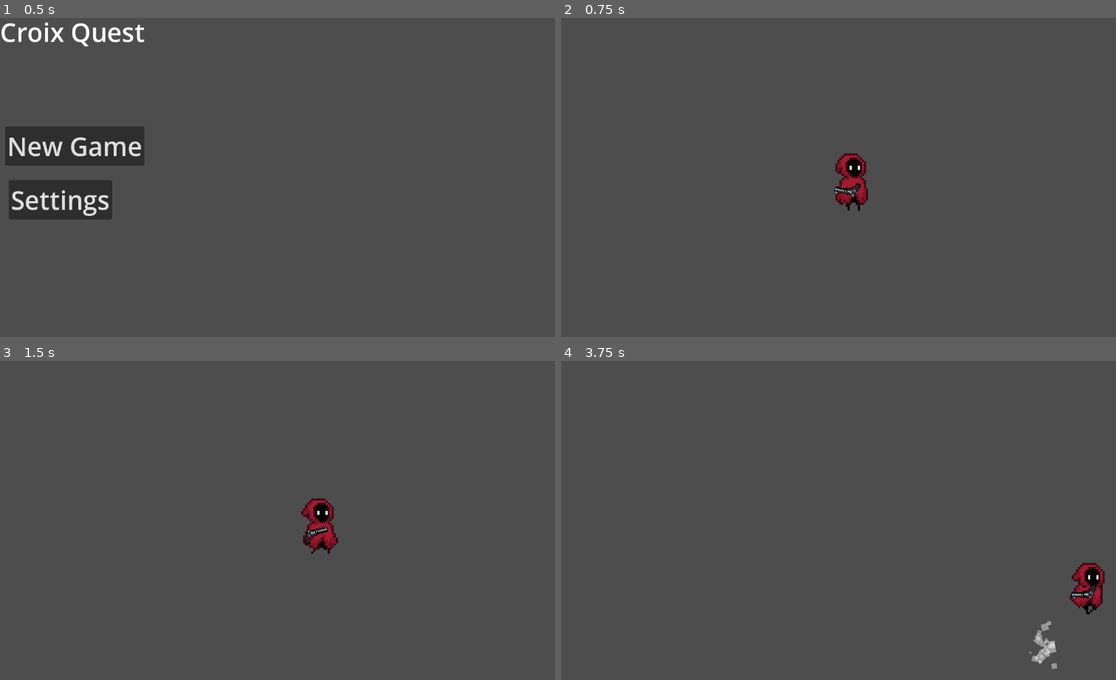
Above: before the commit, frames 1-4 (two rows, left to right).
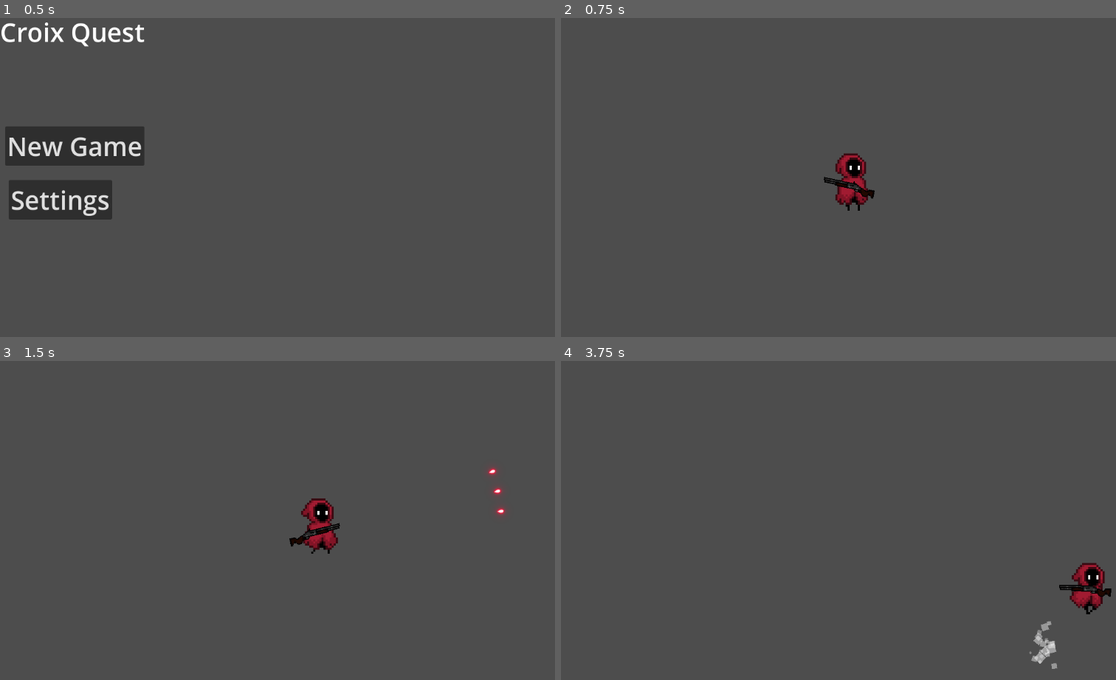
Above: after the commit, the same moments.

Repository: cyan-wolf/croix-quest
Game: Godot game, scene res://ui/menus/main_menu.tscn
The game is run twice, just before and just after one commit, with the same random seed, the same clock (stepped at 60 frames per second) and the same inputs.
Inputs (mouse positions are in pixels of both pictures, inside the frame that each line leads up to):
- Up to frame 1 (0.5 s): no input
- Up to frame 2 (0.75 s): click "New Game" at 0.5 s
- Up to frame 3 (1.5 s): move the mouse to (421, 507) at 1.27 s; hold D (move_right) from 1.28 s (still down); click (421, 507) at 1.35 s
- Up to frame 4 (3.75 s): move the mouse to (738, 539) at 2.02 s; release D (move_right) at 2.03 s; hold S (move_down) 2.03-2.78 s; right-click (738, 539) at 2.1 s; move the mouse to (916, 450) at 2.77 s; hold D (move_right) 2.78-3.53 s; click (916, 450) at 2.85 s; move the mouse to (827, 590) at 3.52 s; hold W (move_up) from 3.53 s (still down); right-click (827, 590) at 3.6 s

Frame 1 is identical in both runs. In frame 2, 0.3% of the frame differs, in the area x 47-57%, y 49-57%; in frame 3, 0.3%, in the area x 52-92%, y 33-59%; in frame 4, 0.3%.
Error before the commit: Invalid assignment of property or key 'flip_v' with value of type 'bool' on a base object of type 'null instance'. (res://player/Weapon.gd:12)

Commit message:
Small bug fix

Diff:
--- a/player/Weapon.gd
+++ b/player/Weapon.gd
@@ -3,7 +3,7 @@
 var weapon_type := "Shotgun"
 var _bullet_speed: float = 1000.0
 var _bullet_scene := preload("res://weapons/scenes/Bullet1.tscn")
-var sprite = $Sprite2D
+@onready var sprite = $Sprite2D
 
 func _process(_delta):
 	self.look_at(self.get_global_mouse_position())
